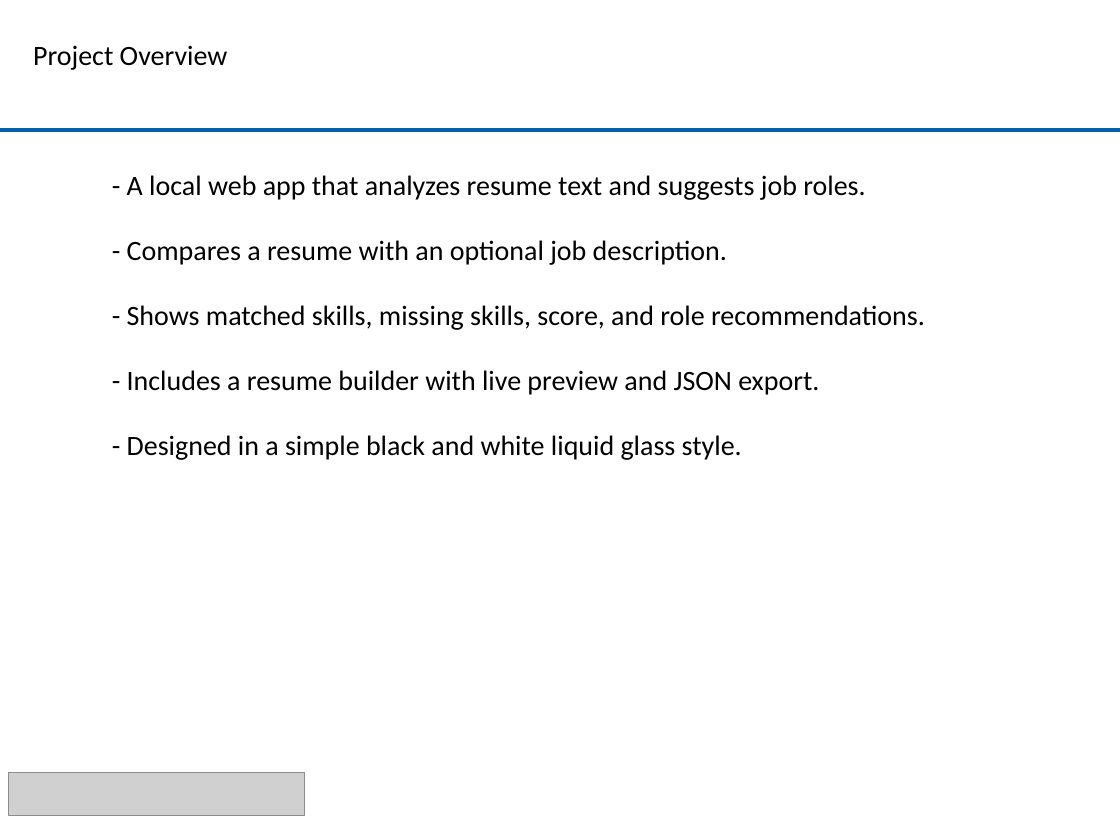
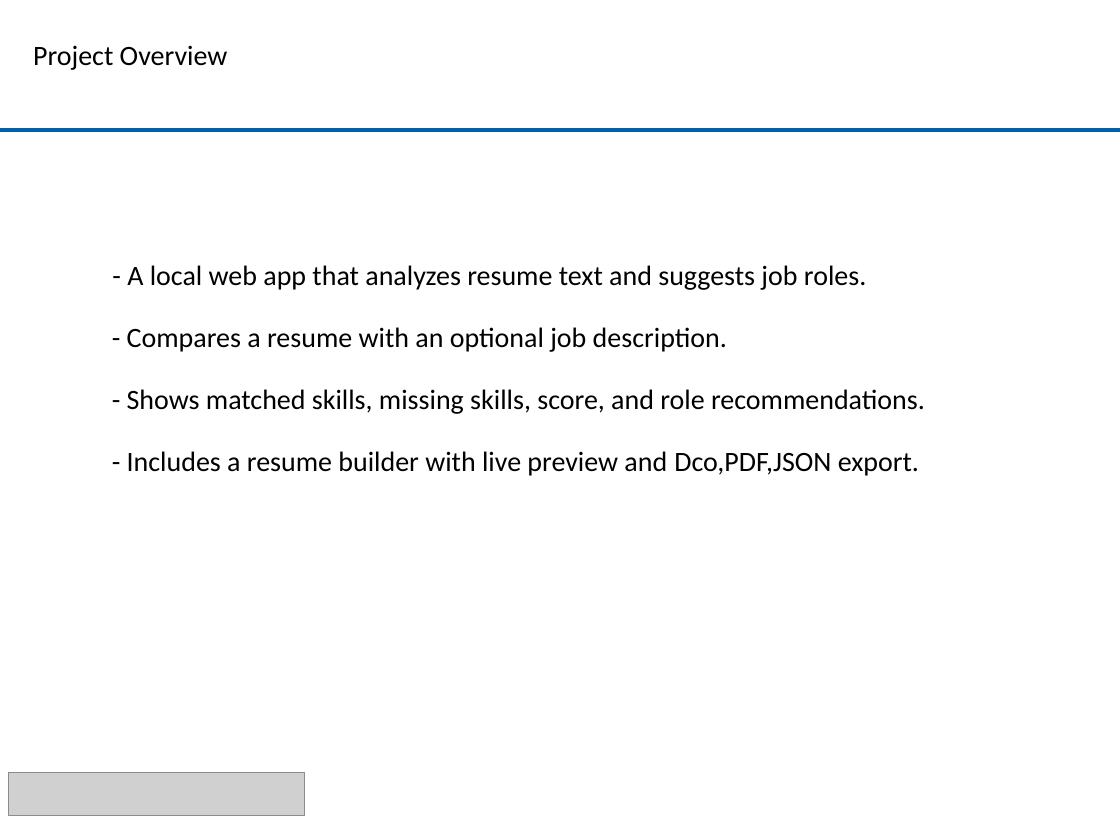
Before and after one commit to arnav199/Bootcamp-project, a slide deck: slide 3 of Career_Architect_AI_Bootcamp_Presentation.pptx. Drawn at 1120x840 pixels with LibreOffice and Linux fonts; fonts in the diff are those of the drawing; grey boxes stand for pictures; background and template pictures are left out. Boxes give left, top, right and bottom in pixels: in the first picture for what was removed or moved away, otherwise in the second. Text is boxed around its words. In the diff, an @@ line names an element or a change of style, - is before the commit and + after.

```diff
--- a/Career_Architect_AI_Bootcamp_Presentation.pptx
+++ b/Career_Architect_AI_Bootcamp_Presentation.pptx
@@ text "- A local web app ...": place and size @@
-text "- A local web app ..." at (127, 175, 865, 200)
+text "- A local web app ..." at (127, 265, 866, 290)
@@ text "- Compares a resume with ...": place and size @@
-text "- Compares a resume with ..." at (127, 240, 727, 265)
+text "- Compares a resume with ..." at (127, 327, 727, 352)
@@ text "- Shows matched skills, missing ...": place and size @@
-text "- Shows matched skills, missing ..." at (127, 305, 925, 330)
+text "- Shows matched skills, missing ..." at (127, 389, 925, 414)
@@ text removed at (127, 435, 742, 460) @@
-- Designed in a simple black and white liquid glass style.
@@ text at (127, 451, 919, 476): text changed @@
-- Includes a resume builder with live preview and JSON export.
+- Includes a resume builder with live preview and Dco,PDF,JSON export.
```
Also in this commit, not shown: 3 other slides changed, 2 other files.
